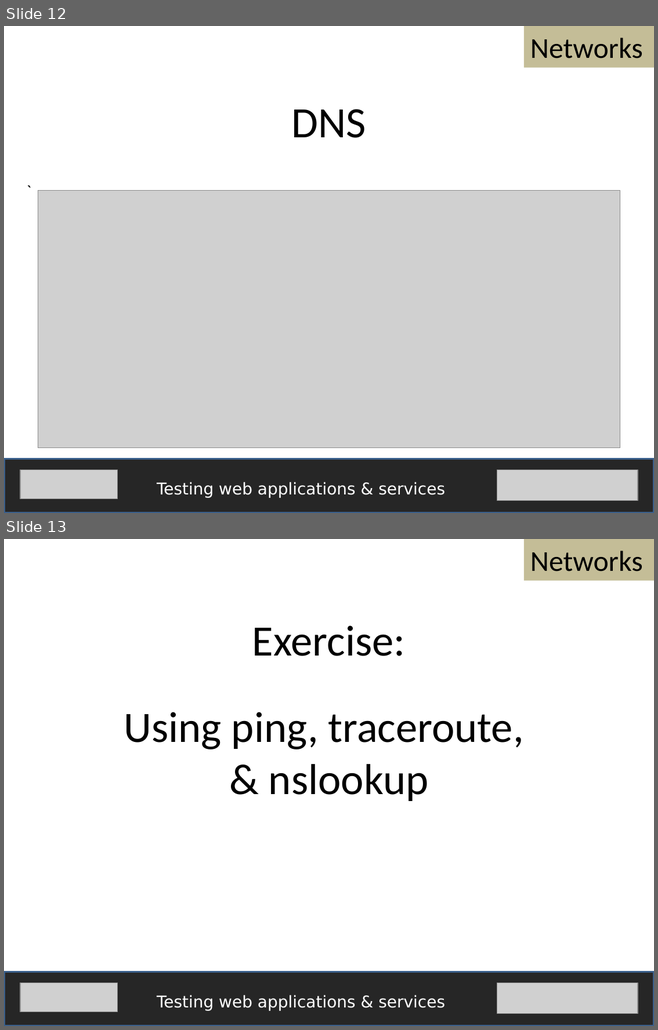
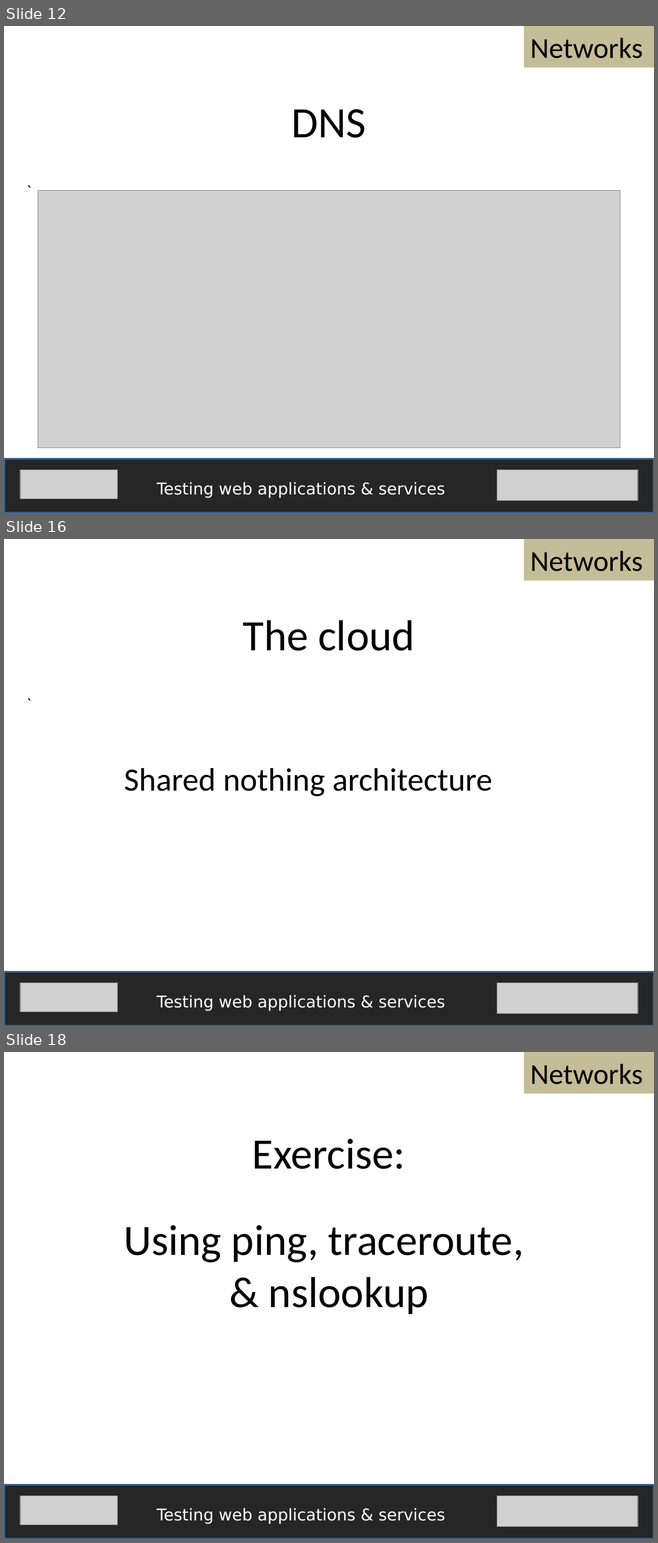
Before and after one commit to fijiaaron/testing-web-apps-and-services, a slide deck: presentations/A technical understanding of the web.pptx. Shown one above the other, each under a label of ours: slides 12 and 13 before the commit, slides 12, 16 and 18 after it; the slides between them are not shown. The pictures are 658x1030 and 658x1543 pixels, drawn with LibreOffice and Linux fonts; fonts in the diff are those of the drawing; grey boxes stand for pictures. Boxes give left, top, right and bottom in pixels: in the first picture for what was removed or moved away, otherwise in the second. Text is boxed around its words. In the diff, an @@ line names an element or a change of style, - is before the commit and + after.

Commit message:
updated curriculum itinerary in introduction and added web architecture to technical understanding

```diff
--- a/presentations/A technical understanding of the web.pptx
+++ b/presentations/A technical understanding of the web.pptx
@@ slide 16 added at (4, 539, 654, 1026), background #FFFFFF @@
@@ rectangle added at (524, 539, 654, 581), fill #C4BD97, 32 pt, text #000000 @@
+Networks
@@ text added at (243, 620, 414, 651), 48 pt, text #000000 @@
+The cloud
@@ text added at (20, 690, 150, 716), 18 pt, text #000000 @@
+`
@@ text added at (124, 768, 492, 797), 36 pt, text #000000 @@
+Shared nothing architecture
@@ rectangle added at (4, 972, 654, 1026), fill #262626, outline #3A5F8C 2 pt @@
@@ picture added at (20, 983, 118, 1012) @@
@@ picture added at (496, 983, 637, 1013) @@
@@ text added at (157, 995, 445, 1011), 18 pt, text #FFFFFF @@
+Testing web applications & services
@@ what was slide 13 is now slide 18 @@
```
Also in this commit, not shown: 4 other slides added, 2 other files.
